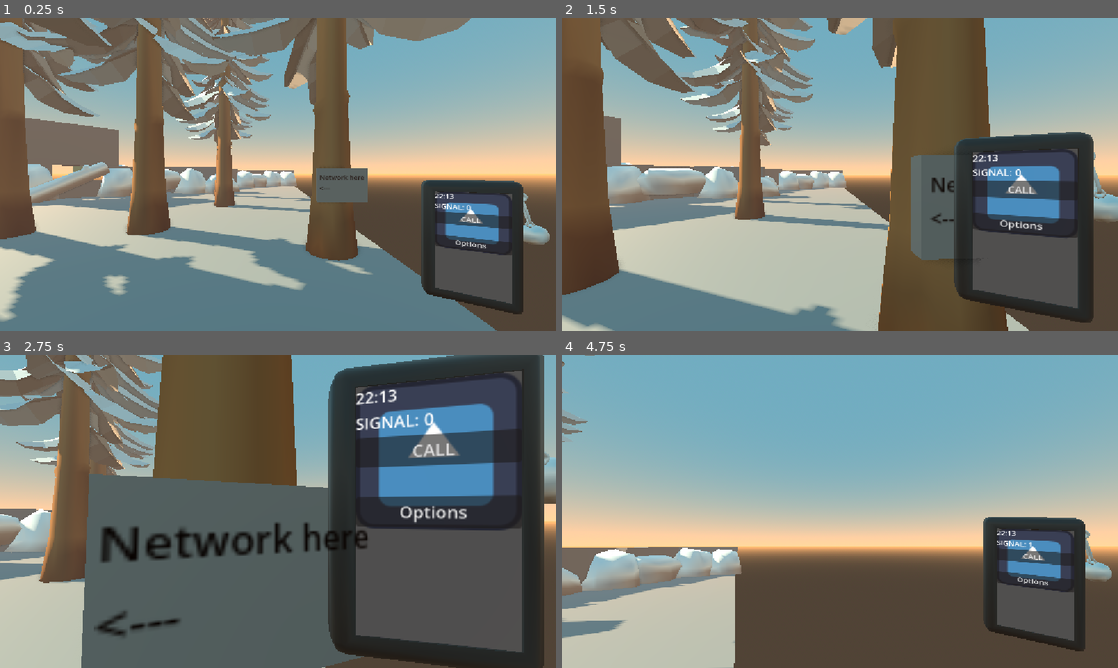
Above: before the commit, frames 1-4 (two rows, left to right).
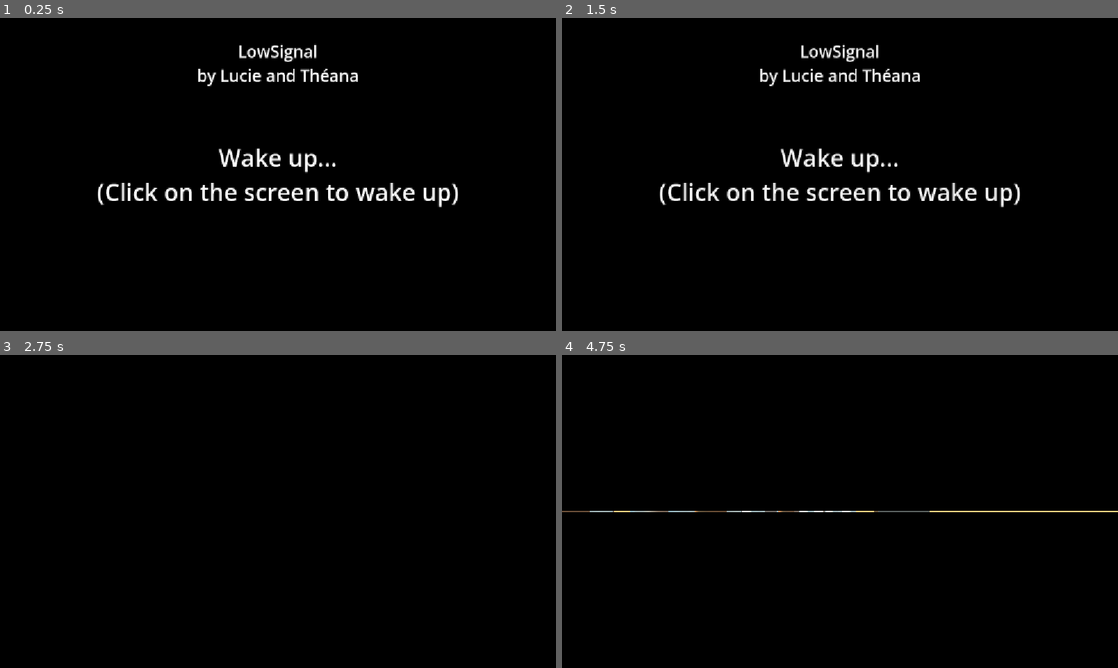
Above: after the commit, the same moments.

Repository: theanaverwaerde/low-signal-ld59
Game: Godot game, scene res://scene_test.tscn
Two runs of this game, one before a commit and one after it. Both use one fixed random seed, a clock stepped at 60 frames per second and the inputs below. The engine's default icon, where the game draws it, is replaced by a stand-in: a white triangle on a blue panel in a dark square.
Inputs (mouse positions are in pixels of both pictures, inside the frame that each line leads up to):
- Up to frame 1 (0.25 s): no input
- Up to frame 2 (1.5 s): tap Enter (ui_accept) at 0.5, 0.77 s; move the mouse to (867, 174) at 0.52 s; hold W (up) 0.53-1.28 s; hold F (phone) 0.53-1.28 s; move the mouse to (728, 190) at 1.27 s; hold S (down) from 1.28 s (still down); tap F (phone) at 1.35 s; click (728, 190) at 1.42 s
- Up to frame 3 (2.75 s): tap Enter (ui_accept) at 1.52 s; move the mouse to (289, 505) at 2.02 s; release S (down) at 2.03 s; hold W (up) from 2.03 s (still down); hold F (phone) from 2.03 s (still down)
- Up to frame 4 (4.75 s): move the mouse to (812, 574) at 2.77 s; release F (phone) at 2.78 s; tap F (phone) at 2.85, 4.35 s; click (812, 574) at 2.92 s; tap Enter (ui_accept) at 3.02, 3.77, 4.52 s; move the mouse to (878, 514) at 3.52 s; hold F (phone) 3.53-4.28 s; move the mouse to (673, 464) at 4.27 s; release W (up) at 4.28 s; hold A (left) from 4.28 s (still down); click (673, 464) at 4.42 s

The runs differ from the first frame. In frame 1, 100% of the frame differs, in the area x 0-100%, y 0-100%; in frame 2, 100%; in frame 3, 99%; in frame 4, 100%.

Commit message:
wakeup animation

Diff:
--- a/scene_test.tscn
+++ b/scene_test.tscn
@@ -1,6 +1,7 @@
 [gd_scene format=3 uid="uid://blnekb8kx40ly"]
 
 [ext_resource type="Script" uid="uid://d18eccgaksmu1" path="res://scripts/player.gd" id="1_dplmw"]
+[ext_resource type="Script" uid="uid://c4ws5iuwj5kww" path="res://scripts/awake.gd" id="1_lsd60"]
 [ext_resource type="Script" uid="uid://c0g1at0tt1qc5" path="res://scripts/phone.gd" id="2_k8rpb"]
 [ext_resource type="PackedScene" uid="uid://d3pnjw7tqycwq" path="res://scenes/phone.tscn" id="4_0n4ab"]
 [ext_resource type="Script" uid="uid://dnx6s11q7o5ve" path="res://scripts/signal_source.gd" id="4_1cf3j"]
@@ -16,6 +17,95 @@
 [ext_resource type="PackedScene" uid="uid://ckc74uxojqhn5" path="res://Assets/Enviro/Stone_06.glb" id="12_lsd60"]
 [ext_resource type="PackedScene" uid="uid://b3b7ohb0q1hug" path="res://Assets/Enviro/Souche_01.glb" id="13_aa3pj"]
 
+[sub_resource type="Animation" id="Animation_aa3pj"]
+length = 0.001
+tracks/0/type = "bezier"
+tracks/0/imported = false
+tracks/0/enabled = true
+tracks/0/path = NodePath("Top:anchor_bottom")
+tracks/0/interp = 1
+tracks/0/loop_wrap = true
+tracks/0/keys = {
+"handle_modes": PackedInt32Array(0),
+"points": PackedFloat32Array(0.5, -0.25, 0, 0.25, 0),
+"times": PackedFloat32Array(0)
+}
+tracks/1/type = "value"
+tracks/1/imported = false
+tracks/1/enabled = true
+tracks/1/path = NodePath("Bottom:anchor_top")
+tracks/1/interp = 1
+tracks/1/loop_wrap = true
+tracks/1/keys = {
+"times": PackedFloat32Array(0),
+"transitions": PackedFloat32Array(1),
+"update": 0,
+"values": [0.5]
+}
+tracks/2/type = "value"
+tracks/2/imported = false
+tracks/2/enabled = true
+tracks/2/path = NodePath("Container:modulate")
+tracks/2/interp = 1
+tracks/2/loop_wrap = true
+tracks/2/keys = {
+"times": PackedFloat32Array(0),
+"transitions": PackedFloat32Array(1),
+"update": 0,
+"values": [Color(1, 1, 1, 1)]
+}
+
+[sub_resource type="Animation" id="Animation_lsd60"]
+resource_name = "awakeAnimation"
+length = 5.9666667
+tracks/0/type = "bezier"
+tracks/0/imported = false
+tracks/0/enabled = true
+tracks/0/path = NodePath("Top:anchor_bottom")
+tracks/0/interp = 1
+tracks/0/loop_wrap = true
+tracks/0/keys = {
+"handle_modes": PackedInt32Array(0, 0, 0, 0, 0, 0, 0, 0),
+"points": PackedFloat32Array(0.5, -0.25, 0, 0.25, 0, 0.4, -0.16666667, 0.016666666, 0, 0, 0.5, -0.25, 0, 0.25, 0, 0.5, -0.25, 0, 0.25, 0, 0.2, -0.17333338, 0.05000001, 0, 0, 0.5, -0.25, 0, 0.25, 0, 0.5, -0.25, 0, 0.25, 0, 0, -0.17333338, 0.05000001, 0, 0),
+"times": PackedFloat32Array(1.3, 2.1, 3.33, 3.8999999, 4.46, 5.1, 5.366667, 5.966666)
+}
+tracks/1/type = "value"
+tracks/1/imported = false
+tracks/1/enabled = true
+tracks/1/path = NodePath("Bottom:anchor_top")
+tracks/1/interp = 1
+tracks/1/loop_wrap = true
+tracks/1/keys = {
+"times": PackedFloat32Array(1.3, 2.1, 3.33, 3.8999999, 4.46, 5.1, 5.366667, 5.966666),
+"transitions": PackedFloat32Array(1, 1, 1, 1, 1, 1, 1, 1),
+"update": 0,
+"values": [0.5, 0.6, 0.5, 0.5, 0.8, 0.5, 0.5, 1.0]
+}
+tracks/2/type = "value"
+tracks/2/imported = false
+tracks/2/enabled = true
+tracks/2/path = NodePath("Container:modulate")
+tracks/2/interp = 1
+tracks/2/loop_wrap = true
+tracks/2/keys = {
+"times": PackedFloat32Array(0, 1.1),
+"transitions": PackedFloat32Array(1, 1),
+"update": 0,
+"values": [Color(1, 1, 1, 1), Color(1, 1, 1, 0)]
+}
+
+[sub_resource type="AnimationLibrary" id="AnimationLibrary_aa3pj"]
+_data = {
+&"RESET": SubResource("Animation_aa3pj"),
+&"awakeAnimation": SubResource("Animation_lsd60")
+}
+
+[sub_resource type="LabelSettings" id="LabelSettings_lsd60"]
+font_size = 34
+
+[sub_resource type="LabelSettings" id="LabelSettings_8djgh"]
+font_size = 49
+
 [sub_resource type="WorldBoundaryShape3D" id="WorldBoundaryShape3D_oxcob"]
 
 [sub_resource type="PlaneMesh" id="PlaneMesh_dplmw"]
@@ -92,6 +182,79 @@
 
 [node name="Node" type="Node" unique_id=726614676]
 
+[node name="Awake" type="Control" parent="." unique_id=289259680]
+layout_mode = 3
+anchors_preset = 15
+anchor_right = 1.0
+anchor_bottom = 1.0
+grow_horizontal = 2
+grow_vertical = 2
+script = ExtResource("1_lsd60")
+
+[node name="AnimationPlayer" type="AnimationPlayer" parent="Awake" unique_id=698287839]
+libraries/ = SubResource("AnimationLibrary_aa3pj")
+
+[node name="Top" type="ColorRect" parent="Awake" unique_id=2127001034]
+layout_mode = 1
+anchors_preset = -1
+anchor_right = 1.0
+anchor_bottom = 0.5
+grow_horizontal = 2
+grow_vertical = 2
+color = Color(0, 0, 0, 1)
+
+[node name="Bottom" type="ColorRect" parent="Awake" unique_id=1003532608]
+layout_mode = 1
+anchors_preset = -1
+anchor_top = 0.5
+anchor_right = 1.0
+anchor_bottom = 1.0
+grow_horizontal = 2
+grow_vertical = 2
+color = Color(0, 0, 0, 1)
+
+[node name="Container" type="Control" parent="Awake" unique_id=1523235762]
+layout_mode = 1
+anchors_preset = 15
+anchor_right = 1.0
+anchor_bottom = 1.0
+grow_horizontal = 2
+grow_vertical = 2
+
+[node name="Label" type="Label" parent="Awake/Container" unique_id=415389302]
+layout_mode = 1
+anchors_preset = -1
+anchor_left = 0.5
+anchor_top = 0.07
+anchor_right = 0.5
+anchor_bottom = 0.07
+offset_left = -375.0
+offset_right = 375.0
+offset_bottom = 139.0
+grow_horizontal = 2
+text = "LowSignal
+by Lucie and Théana"
+label_settings = SubResource("LabelSettings_lsd60")
+horizontal_alignment = 1
+
+[node name="Label2" type="Label" parent="Awake/Container" unique_id=3670846]
+layout_mode = 1
+anchors_preset = 8
+anchor_left = 0.5
+anchor_top = 0.5
+anchor_right = 0.5
+anchor_bottom = 0.5
+offset_left = -375.0
+offset_top = -69.5
+offset_right = 375.0
+offset_bottom = 69.5
+grow_horizontal = 2
+grow_vertical = 2
+text = "Wake up...
+(Click on the screen to wake up)"
+label_settings = SubResource("LabelSettings_8djgh")
+horizontal_alignment = 1
+
 [node name="StaticBody3D" type="StaticBody3D" parent="." unique_id=1243677146]
 metadata/_edit_group_ = true
 
@@ -563,6 +726,9 @@
 
 [node name="LightmapGI" type="LightmapGI" parent="." unique_id=626612472]
 
+[connection signal="awake" from="Awake" to="Player" method="_on_awake_awake"]
+[connection signal="awake" from="Awake" to="Player/Camera3D/Phone2" method="_on_awake_awake"]
+[connection signal="animation_finished" from="Awake/AnimationPlayer" to="Awake" method="_on_animation_player_animation_finished"]
 [connection signal="pressed" from="PhoneScreen/Screen/DefaultScreen/Button" to="PhoneScreen" method="_on_button_pressed"]
 [connection signal="pressed" from="PhoneScreen/Screen/DefaultScreen/options" to="PhoneScreen" method="_on_options_pressed"]
 [connection signal="toggled" from="PhoneScreen/Screen/OptionsScreen/HourFormat" to="PhoneScreen" method="_on_hour_format_toggled"]
--- /dev/null
+++ b/scripts/awake.gd
@@ -0,0 +1,13 @@
+extends Control
+
+signal awake
+
+@onready var animation_player: AnimationPlayer = $AnimationPlayer
+
+func _input(event: InputEvent) -> void:
+	if event is InputEventMouseButton and event.pressed and not animation_player.is_playing():
+		animation_player.play("awakeAnimation")
+
+func _on_animation_player_animation_finished(anim_name: StringName) -> void:
+	awake.emit()
+	queue_free()
--- a/scripts/phone.gd
+++ b/scripts/phone.gd
@@ -16,22 +16,23 @@
 var current_time : float
 var need_click : bool
 
+var enable
+
 const RAY_LENGTH = 100
 
 func _ready():
-	Input.mouse_mode = Input.MOUSE_MODE_CAPTURED
-	if Input.mouse_mode != Input.MOUSE_MODE_CAPTURED:
-		need_click = true
-	else:
-		need_click = false
-
 	set_mesh($Phone)
 
+	process_phone_size(0)
+
 	var vp_texture: ViewportTexture = phone_screen.get_texture()
 
 	PHONE_SCREEN.set_texture(BaseMaterial3D.TextureParam.TEXTURE_ALBEDO, vp_texture)
 
 func _input(event: InputEvent) -> void:
+	if !enable:
+		return
+
 	if event.is_action_pressed("ui_cancel"):
 		Input.mouse_mode = Input.MOUSE_MODE_VISIBLE
 		need_click = true
@@ -69,6 +70,9 @@
 				phone_screen.push_input(event)
 
 func _process(delta: float) -> void:
+	if !enable:
+		return
+
 	process_phone_size(delta)
 
 func process_phone_size(delta: float) -> void:
@@ -83,6 +87,12 @@
 	global_position = lerp(min_size.global_position, full_size.global_position, weight)
 	global_rotation = lerp(min_size.global_rotation, full_size.global_rotation, weight)
 	scale = lerp(min_size.scale, full_size.scale, weight)
+
+func _on_awake_awake() -> void:
+	enable = true
+	Input.mouse_mode = Input.MOUSE_MODE_CAPTURED
+	if Input.mouse_mode != Input.MOUSE_MODE_CAPTURED:
+		need_click = true
 
 # Code from https://tmptesting.godotforums.randommomentania.com/d/30491-how-to-translate-a-world-coordinate-to-uv-coordinate/11
 var meshtool
--- a/scripts/phone_screen.gd
+++ b/scripts/phone_screen.gd
@@ -22,7 +22,7 @@
 	var hour = time.hour
 	var extra = ""
 	if use_12h_format:
-		hour = time.hour % 12
+		hour = time.hour % 13
 		extra = " AM" if time.hour < 12 else " PM"
 	time_label.text = ("%02d:%02d%s" % [hour, time.minute, extra])
 
--- a/scripts/player.gd
+++ b/scripts/player.gd
@@ -7,13 +7,21 @@
 
 const MOUSE_SENSIBILITY = 1000
 
+var enable
+
 func _input(event: InputEvent) -> void:
+	if !enable:
+		return
+
 	if event is InputEventMouseMotion and Input.mouse_mode == Input.MOUSE_MODE_CAPTURED:
 		rotate_y(-event.relative.x / MOUSE_SENSIBILITY)
 		camera_3d.rotate_x(-event.relative.y / MOUSE_SENSIBILITY)
 		camera_3d.rotation.x = clampf(camera_3d.rotation.x, -deg_to_rad(70), deg_to_rad(70))
 
 func _physics_process(delta: float) -> void:
+	if !enable:
+		return
+
 	# Add the gravity.
 	if not is_on_floor():
 		velocity += get_gravity() * delta
@@ -34,3 +42,7 @@
 		velocity.z = move_toward(velocity.z, 0, SPEED)
 
 	move_and_slide()
+
+
+func _on_awake_awake() -> void:
+	enable = true
Not shown, added: scripts/awake.gd.uid
